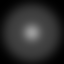
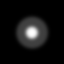
The second 64px x 64px image is a revision of the first. Changes to its layers:
removed layer "Fondo" over [0, 0, 64, 64]
